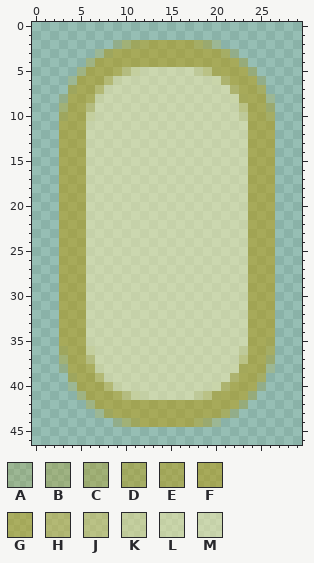
Two versions of one pixel-art sprite, Assets/Sprites/config_menue/ui_setting_LB_side_on.png. This is how it looked before the edit.
The file is 30x47 pixels. Pixels under 10% opacity are left out. Colours within 5 levels of each other are drawn and written as one.
Palette (. is transparent): A #b897002e  B #b8970045  C #b8970056  D #b8970070  E #b8970079  F #b8970080  G #be9e0d80  H #cfb43780  J #ddc65980  K #f2e08b80  L #fbeba080  M #fff0aa80
And afterwards:
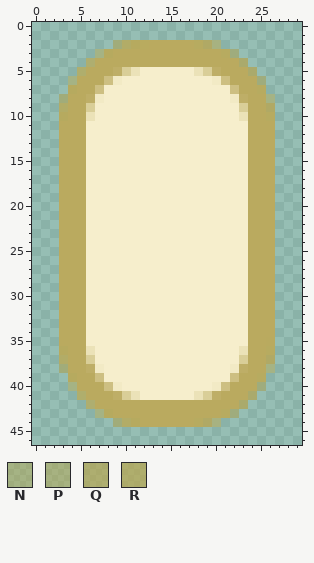
Colours new in this view: N #b9a54770  P #baa54879  Q #baa64da9  R #baa74fb2
What changed:
{"colour":"C","old":"#b8970056","new":"#baa752c8"}
{"colour":"D","old":"#b8970070","new":"#baa959eb"}
{"colour":"E","old":"#b8970079","new":"#baaa5df8"}
{"colour":"F","old":"#b8970080","new":"#baaa5f"}
{"colour":"G","old":"#be9e0d80","new":"#beae67"}
{"colour":"H","old":"#cfb43780","new":"#cdbf82"}
{"colour":"J","old":"#ddc65980","new":"#d9ce98"}
{"colour":"K","old":"#f2e08b80","new":"#ebe2b8"}
{"colour":"L","old":"#fbeba080","new":"#f2eac5"}
{"colour":"M","old":"#fff0aa80","new":"#f6eecc"}
{"y":2,"x":9,"old":"A","new":"P"}
{"y":2,"x":20,"old":"A","new":"P"}
{"y":3,"x":7,"old":"A","new":"N"}
{"y":3,"x":22,"old":"A","new":"N"}
{"y":4,"x":6,"old":"B","new":"Q"}
{"y":4,"x":23,"old":"B","new":"Q"}
{"y":5,"x":5,"old":"B","new":"R"}
{"y":5,"x":24,"old":"B","new":"Q"}
{"y":6,"x":4,"old":"A","new":"N"}
{"y":6,"x":25,"old":"A","new":"N"}
{"y":8,"x":3,"old":"A","new":"P"}
{"y":8,"x":26,"old":"A","new":"N"}
{"y":38,"x":3,"old":"A","new":"P"}
{"y":38,"x":26,"old":"A","new":"N"}
{"y":40,"x":4,"old":"A","new":"N"}
{"y":40,"x":25,"old":"A","new":"N"}
{"y":41,"x":5,"old":"B","new":"R"}
{"y":41,"x":12,"old":"L","new":"M"}
{"y":41,"x":24,"old":"B","new":"Q"}
{"y":42,"x":6,"old":"B","new":"Q"}
{"y":42,"x":23,"old":"B","new":"Q"}
{"y":43,"x":7,"old":"A","new":"N"}
{"y":43,"x":22,"old":"A","new":"N"}
{"y":44,"x":9,"old":"A","new":"P"}
{"y":44,"x":20,"old":"A","new":"P"}
